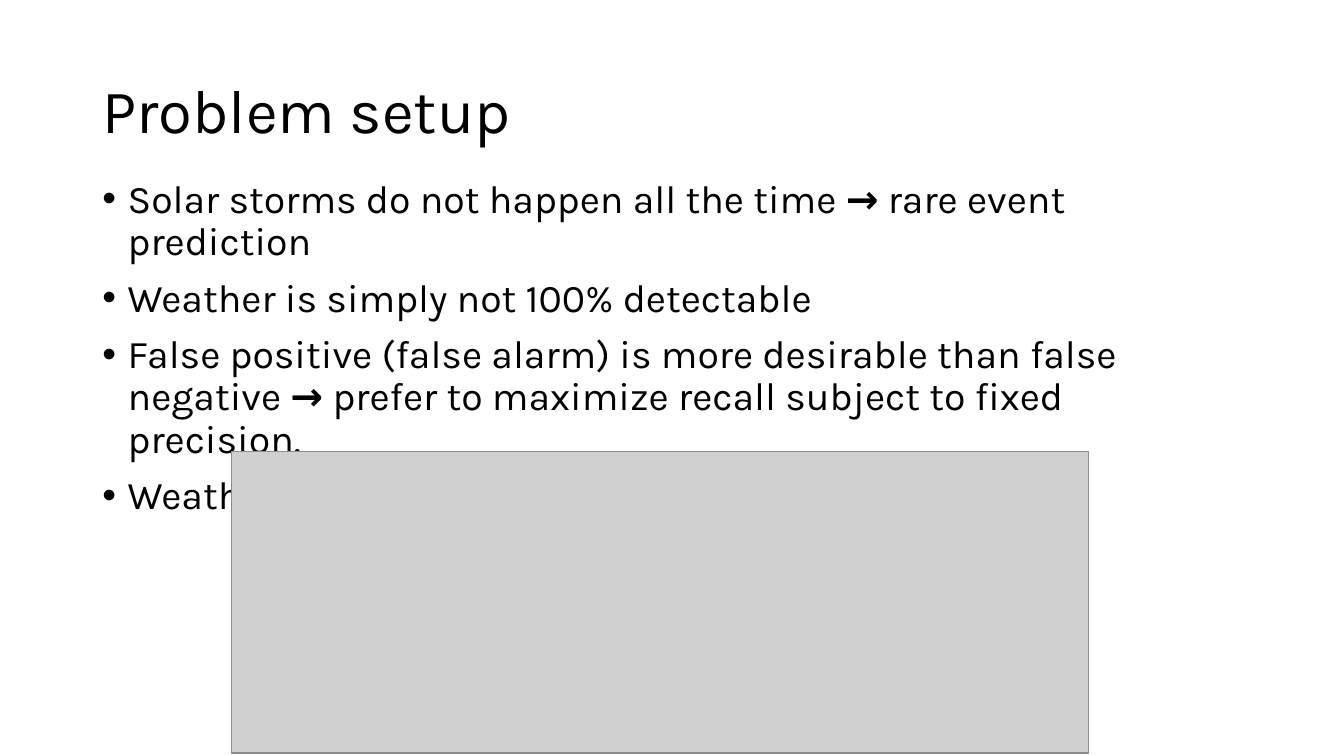
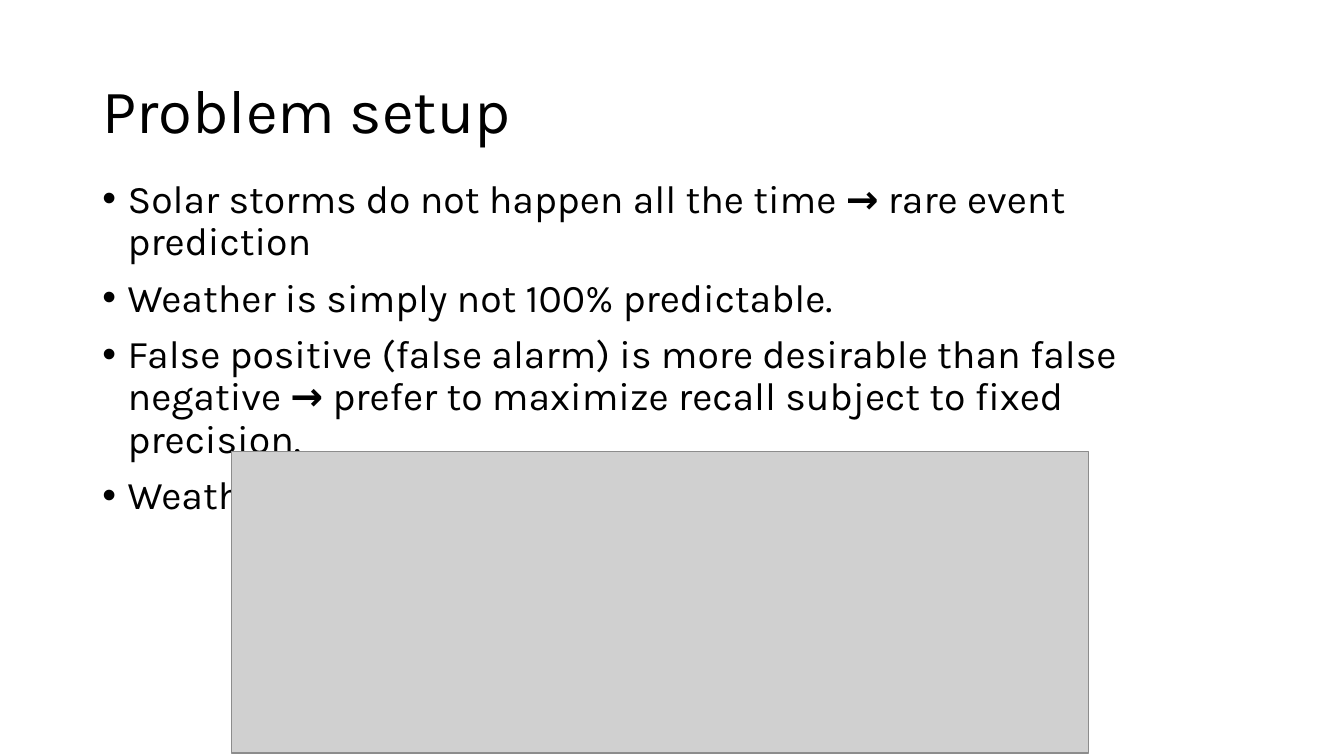
Before and after one commit to Erdos-Projects/spring-2026-electromagnetic-risk-prediction, a slide deck: slide 3 of presentation/final-presentation.pptx. Drawn at 1344x756 pixels with LibreOffice and Linux fonts; fonts in the diff are those of the drawing; grey boxes stand for pictures. Boxes give left, top, right and bottom in pixels: in the first picture for what was removed or moved away, otherwise in the second. Text is boxed around its words. In the diff, an @@ line names an element or a change of style, - is before the commit and + after.

```diff
--- a/presentation/final-presentation.pptx
+++ b/presentation/final-presentation.pptx
@@ text at <box>128,285,833,322</box>: text changed @@
-• Weather is simply not 100% detectable
+• Weather is simply not 100% predictable.
```
Also in this commit, not shown: 4 other slides changed, 1 slide removed, 1 other file.
